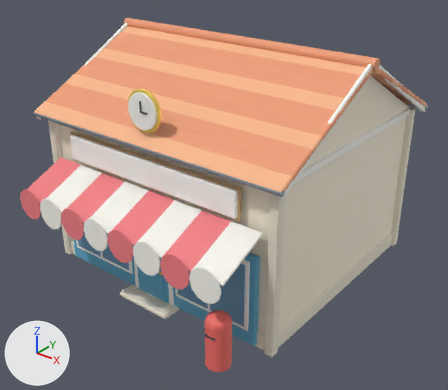
What one commit did to the Blender file source-art/bayview/post_office.blend.
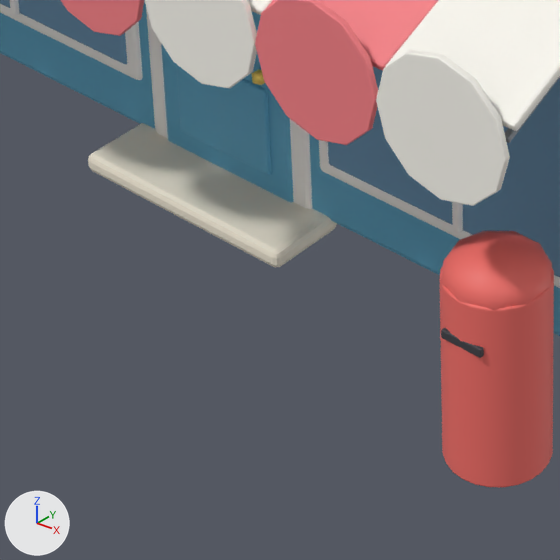
There are two pictures of each version: one whole from a 50 mm lens placed at (12.36, -16.0, 12.0), pointed at (0.34, -0.98, 2.69), one close up on the part from 22% to 52% of the width and 65% to 100% of the height. Every picture has the same lights, and +X, +Y and +Z are marked at lower left. The last two pictures show the newer version.

Before the edit, the objects in view are built like this:
```python
me_cube = bpy.data.meshes.new('Cube')
me_cube.from_pydata(...)  # 8046 vertices, 7686 faces; spans x -5.0..5.0, y -5.95..4.7, z -2.74..5.22
me_cube.materials.append(mat_tint_wall)  # pale yellow #fcf2dd
me_cube.materials.append(mat_stone)  # pale yellow #efe7d4
me_cube.materials.append(mat_whitetrim)  # white #fcfaf6
me_cube.materials.append(mat_rooftilelight)  # beige #f9b88b
me_cube.materials.append(mat_rooftile)  # orange #ef9e76
me_cube.materials.append(mat_metal)  # grey #959ba2
me_cube.materials.append(mat_black)  # dark grey #3f3f45
me_cube.materials.append(mat_glass)  # blue #6f9ebf
me_cube.materials.append(mat_tint_shutter)  # cyan #59c4ce
me_cube.materials.append(mat_tint_door)  # blue #61adce
me_cube.materials.append(mat_gold)  # yellow #fddf6f
me_cube.materials.append(mat_tint_awning)  # pink #f68186
me_cube.materials.append(mat_canvas)  # white #fcf9f1
me_cube.materials.append(mat_wood)  # brown #c59e73
me_cube.materials.append(mat_red)  # red #f36f69
ob_visual = bpy.data.objects.new('Visual', me_cube)
ob_visual.location = (0.0, 0.0, 2.7)
```
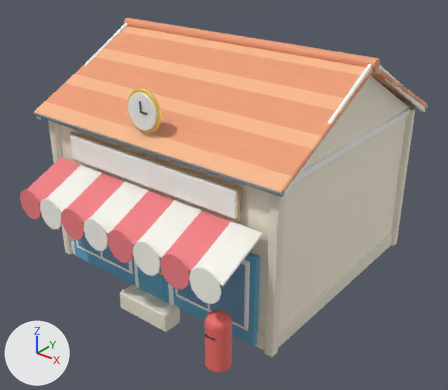
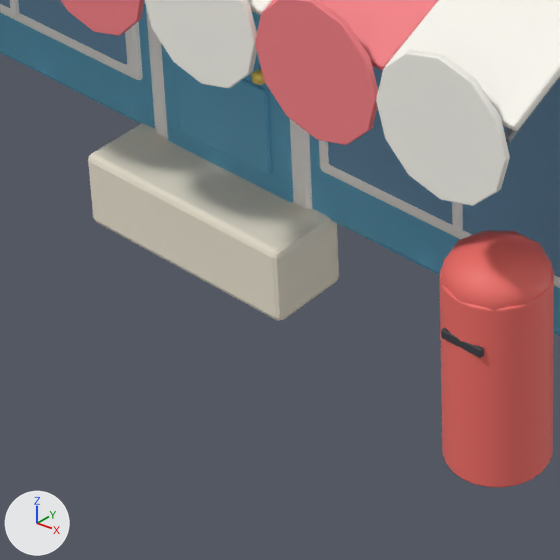
Location of each change, (x1, y1, x2, y2) in pixels of the close-ups (560 x 560 px; the box of a moved part takes in the faces that stretch with it):
part 1 of me_cube, moved or reshaped
    before: (88, 160, 337, 267)
    after: (88, 160, 339, 321)

Edits to the bpy script that builds the scene:
```text
Change me_cube:
    used by ob_visual; location = (0.0, 0.0, 2.7)
    remove me_cube.from_pydata(...)  # 8046 vertices, 7686 faces; spans x -5.0..5.0, y -5.95..4.7, z -2.74..5.22
    add me_cube.from_pydata(...)  # 7990 vertices, 7632 faces; spans x -5.0..5.0, y -5.95..4.52, z -3.2..5.22
    me_cube part 1
    28 vertices in x -1.05..1.05, y -4.8..-4.1, z -2.7..-2.65 move by (0.0, 0.0, -0.5)
    other edits to the shape of me_cube do not show in these pictures
```
